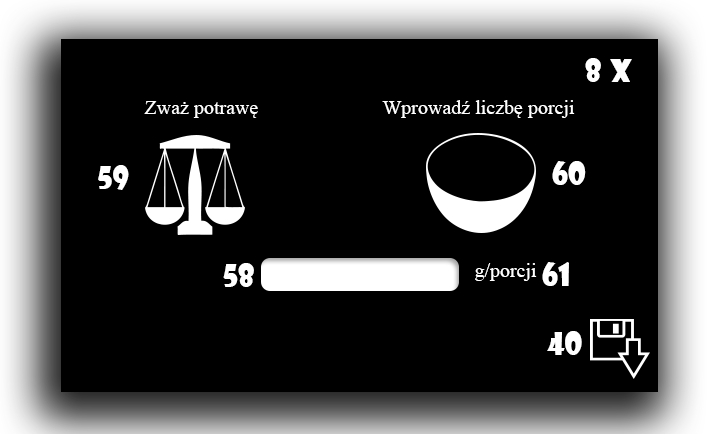
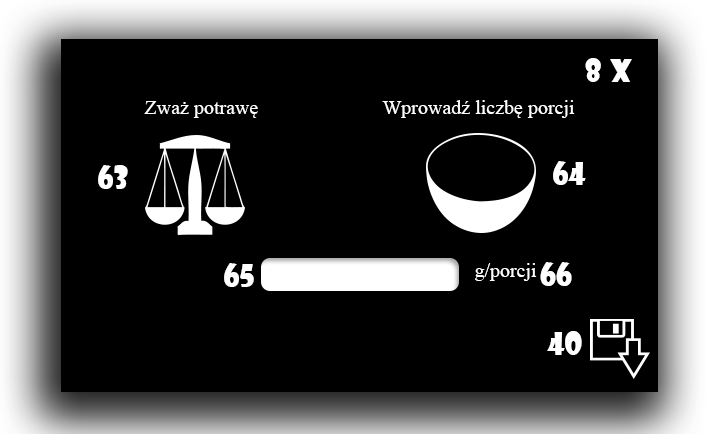
Layered file, before and after one edit (716 x 434). Changes by layer:
painted on "Kształt porcja1" over <box>461,134,493,135</box>
painted on "33" over <box>552,161,586,185</box>
painted on "58" over <box>223,263,254,287</box>
painted on "36" over <box>98,165,129,190</box>
painted on "61" over <box>540,262,572,286</box>
